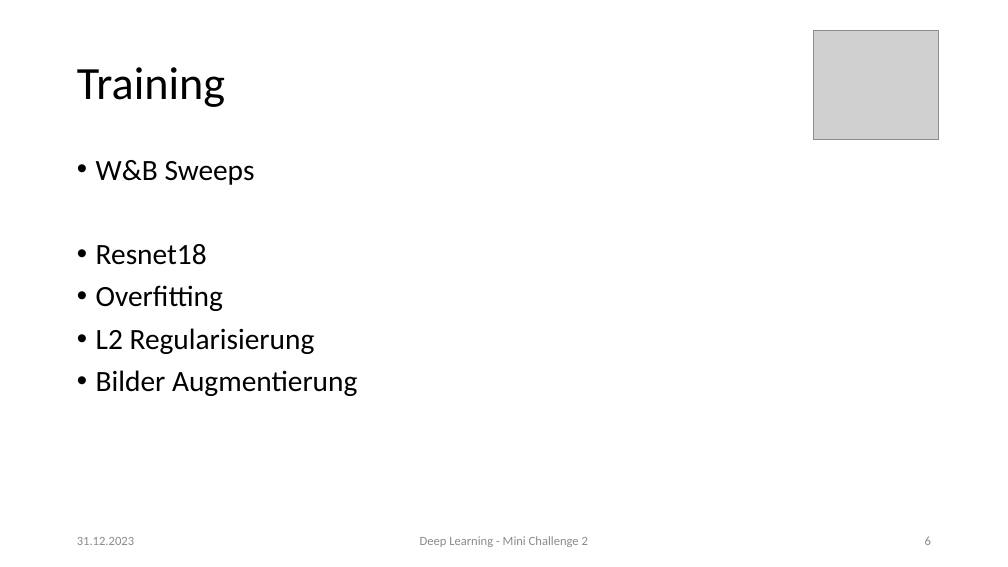
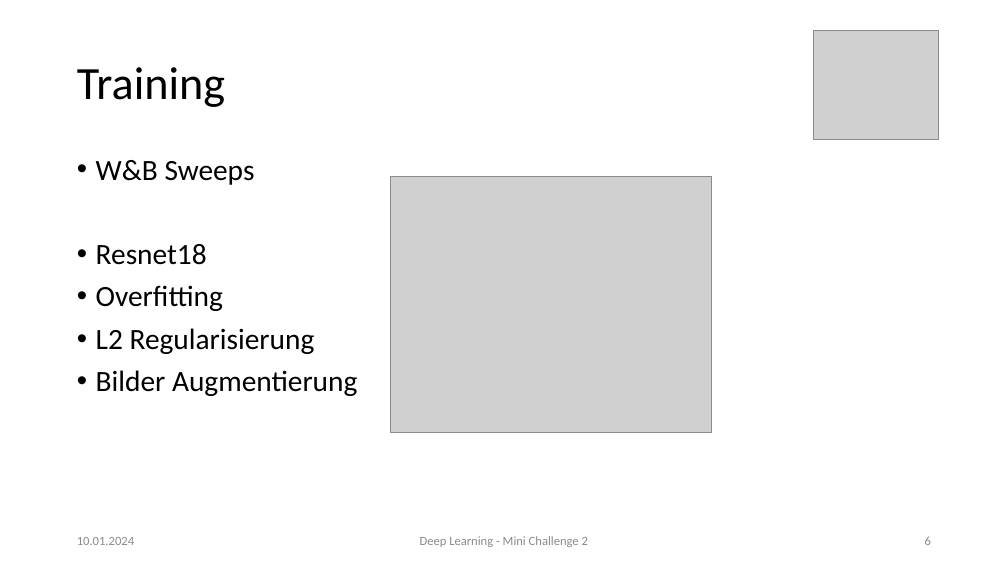
Before and after one commit to 7ben18/fhnw-del-Deep-Learning, a slide deck: slide 6 of del-Minichallenge-2/docs/del-mc2-präsi.pptx. Drawn at 1008x567 pixels with LibreOffice and Linux fonts; fonts in the diff are those of the drawing; grey boxes stand for pictures. Boxes give left, top, right and bottom in pixels: in the first picture for what was removed or moved away, otherwise in the second. Text is boxed around its words. In the diff, an @@ line names an element or a change of style, - is before the commit and + after.

```diff
--- a/del-Minichallenge-2/docs/del-mc2-präsi.pptx
+++ b/del-Minichallenge-2/docs/del-mc2-präsi.pptx
@@ picture added at (391,176,712,433) @@
@@ text at (77,537,134,545): text changed @@
-31.12.2023
+10.01.2024
```
Also in this commit, not shown: 9 other slides changed.
